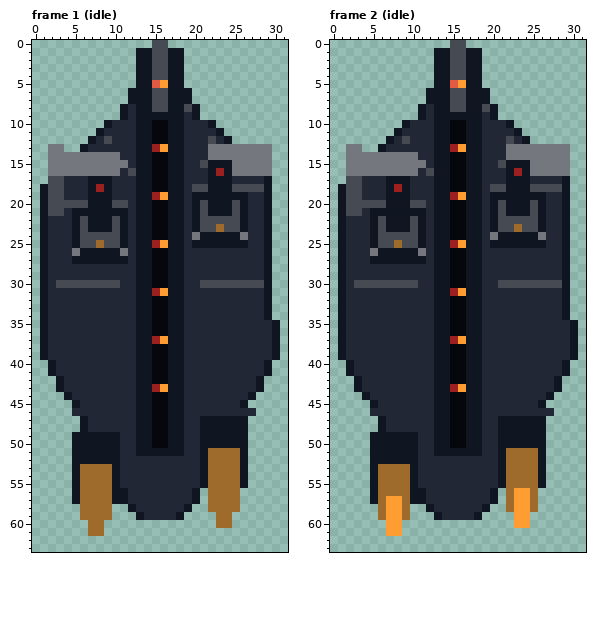
A pixel-art file gets an edit: assets/sources/enemies/grave_carrier_32x64.ase. Above, as it was before the edit.
32x64 pixels, 11 frames. Shown: frame 1 (idle), frame 2 (idle). The commit also changed other frames, which this record leaves out.
And afterwards:
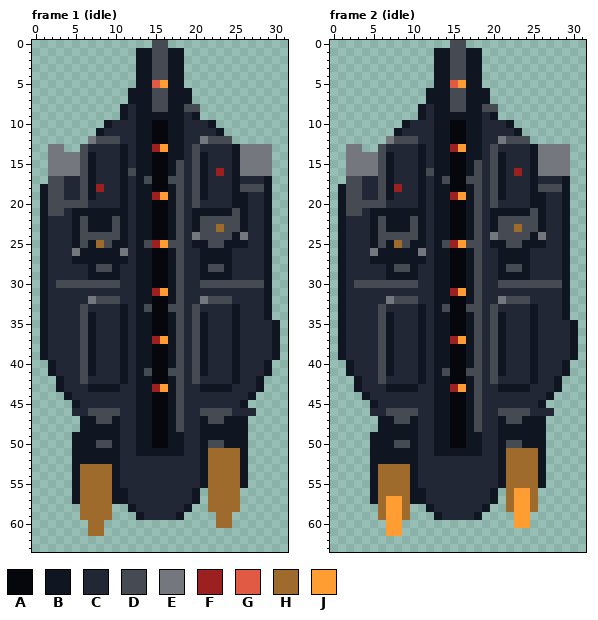
Palette (. is transparent): A #06070c  B #101522  C #222735  D #464a52  E #74777d  F #9c2020  G #e15a43  H #9e6b2d  J #ff9d32
Changes in this commit:
layer "Armored Depth" added
--- frame 1 (idle), layer "Armored Depth"
@@ x 18..22 @@
  7 BB...
- 8 BDB..
+ 8 BDD..
  9 BCB..
@@ x 0..31 @@
 11 ........BCCCCBBAABBCCCCB........
-12 .......BCDCCCBBAABBCCCDCB.......
-13 ..EE..BCCCCCCBBFJBBCCCEEEEEEEE..
-14 ..EEEEEEEEECCBBAABBCCCEEEEEEEE..
-15 ..EEEEEEEEEECBBAABBCCDBBBEEEEE..
-16 ..EEEEEEEEECDBBAABBCCCBFBEEEEE..
-17 ..DDCCCBBBCCCBBAABBCCCBBBCCCCB..
-18 .BDDCCCBFBCCCBBAABBCDDBBBDDDDB..
-19 .BDDCCCBBBCCCBBFJBBCBBBBBBBCCB..
-20 .BDDDDDBBBDDCBBAABBCBDBBBDBCCB..
-21 .BDDCBBBBBBBCBBAABBCBDBBBDBCCB..
-22 .BCCCBDBBBDBCBBAABBCBDDDDDBCCB..
-23 .BCCCBDBBBDBCBBAABBCBDDHDDBCCB..
-24 .BCCCBDDDDDBCBBAABBCEBBBBBECCB..
-25 .BCCCBDDHDDBCBBFJBBCBBBBBBBCCB..
-26 .BCCCEBBBBBECBBAABBCCCCCCCCCCB..
-27 .BCCCBBBBBBBCBBAABBCCCCCCCCCCB..
-28 .BCCCCCCCCCCCBBAABBCCCCCCCCCCB..
-29 .BCCCCCCCCCCCBBAABBCCCCCCCCCCB..
-30 .BCDDDDDDDDCCBBAABBCCDDDDDDDDB..
-31 .BCCCCCCCCCCCBBFJBBCCCCCCCCCCB..
-32 .BCCCCCCCCCCCBBAABBCCCCCCCCCCB..
-33 .BCCCCCCCCCCCBBAABBCCCCCCCCCCB..
-34 .BCCCCCCCCCCCBBAABBCCCCCCCCCCB..
-35 .BCCCCCCCCCCCBBAABBCCCCCCCCCCCB.
-36 .BCCCCCCCCCCCBBAABBCCCCCCCCCCCB.
-37 .BCCCCCCCCCCCBBFJBBCCCCCCCCCCCB.
-38 .BCCCCCCCCCCCBBAABBCCCCCCCCCCCB.
-39 .BCCCCCCCCCCCBBAABBCCCCCCCCCCCB.
-40 ..BCCCCCCCCCCBBAABBCCCCCCCCCCB..
-41 ..BCCCCCCCCCCBBAABBCCCCCCCCCCB..
-42 ...BCCCCCCCCCBBAABBCCCCCCCCCB...
-43 ...BCCCCCCCCCBBFJBBCCCCCCCCCB...
-44 ....BCCCCCCCCBBAABBCCCCCCCCB....
-45 .....BCCCCCCCBBAABBCCCCCCCB.....
-46 .....CCCCCCCCBBAABBCCCCCCCCC....
-47 ......BCCCCCCBBAABBCCBBBBBB.....
-48 ......BCCCCCCBBAABBCCBBBBBB.....
+12 .......EDDDCCBBAABBCCEDDD.......
+13 ..EE..DCCCCBCBBFJBBCDCCCCBEEEE..
+14 ..EEEEDBCCCBCBBAABBCDBCCCBEEEE..
+15 ..EEEEDBCCCBCBBAABDCDBCCCBEEEE..
+16 ..EEEEDBCCCBDBBAABDCDBCFCBEEEE..
+17 ..DDCCDBCCCBCBDAADDCDBCCCBCCCB..
+18 .BDDCCDBFCCBCBBAABDCDBCCCBDDDB..
+19 .BDDCCDBCCCBCBBFJBDCDBCCCBBCCB..
+20 .BDDDDDCCCCBCBBAABDCDCCCCBBCCB..
+21 .BDDCBBBBBBBCBBAABDCBBBBBDBCCB..
+22 .BCCCBDBBBDBCBBAABDCBDDDDDBCCB..
+23 .BCCCBDBBBDBCBBAABDCBDDHDDBCCB..
+24 .BCCCBDDDDDBCBBAABDCEDDDDBECCB..
+25 .BCCCBDBHDBBCBDFJDDCBBDDBBBCCB..
+26 .BCCCEBBBBBECBBAABDCCBBBBCCCCB..
+27 .BCCCBBBBBBBCBBAABDCCBBBBCCCCB..
+28 .BCCCCCBDDBCCBBAABDCCBDDBCCCCB..
+29 .BCCCCCBBBBCCBBAABDCCBBBBCCCCB..
+30 .BCDDDDDDDDCCBBAABDCCDDDDDDDDB..
+31 .BCCCCCCCCCCCBBFJBDCCCCCCCCCCB..
+32 .BCCCCCEDDDCCBBAABDCCEDDDCCCCB..
+33 .BCCCCDCCCCBCBDAADDCDCCCCBCCCB..
+34 .BCCCCDBCCCBCBBAABDCDBCCCBCCCB..
+35 .BCCCCDBCCCBCBBAABDCDBCCCBCCCCB.
+36 .BCCCCDBCCCBCBBAABDCDBCCCBCCCCB.
+37 .BCCCCDBCCCBCBBFJBDCDBCCCBCCCCB.
+38 .BCCCCDBCCCBCBBAABDCDBCCCBCCCCB.
+39 .BCCCCDBCCCBCBBAABDCDBCCCBCCCCB.
+40 ..BCCCDBCCCBCBBAABDCDBCCCBCCCB..
+41 ..BCCCDBCCCBCBDAADDCDBCCCBCCCB..
+42 ...BCCDCCCCBCBBAABDCDCCCCBCCB...
+43 ...BCCCBBBBCCBBFJBDCCBBBBCCCB...
+44 ....BCCCCCCCCBBAABDCCCCCCCCB....
+45 .....BCCCCCCCBBAABDCCCCCCCB.....
+46 .....CCDDDDCCBBAABDCCDDDDCCC....
+47 ......BBDDBCCBBAABDCCBDDBBB.....
+48 ......BBBBBCCBBAABDCCBBBBBB.....
 49 .....BBBBBBCCBBAABBCCBBBBBB.....
-50 .....BBBBBBCCBBAABBCCBBBBBB.....
+50 .....BBBDDBCCBBAABBCCBDDBBB.....
 51 .....BBBBBBCCBBBBBBCCBHHHHB.....
--- frame 2 (idle), layer "Armored Depth": the same change as frame 1 (idle)
Where, in picture pixels (left, top, right, bottom), the same in both pictures:
changed: (192, 104, 200, 112)
changed: (80, 136, 240, 448)
changed: (490, 104, 498, 112)
changed: (378, 136, 538, 448)
